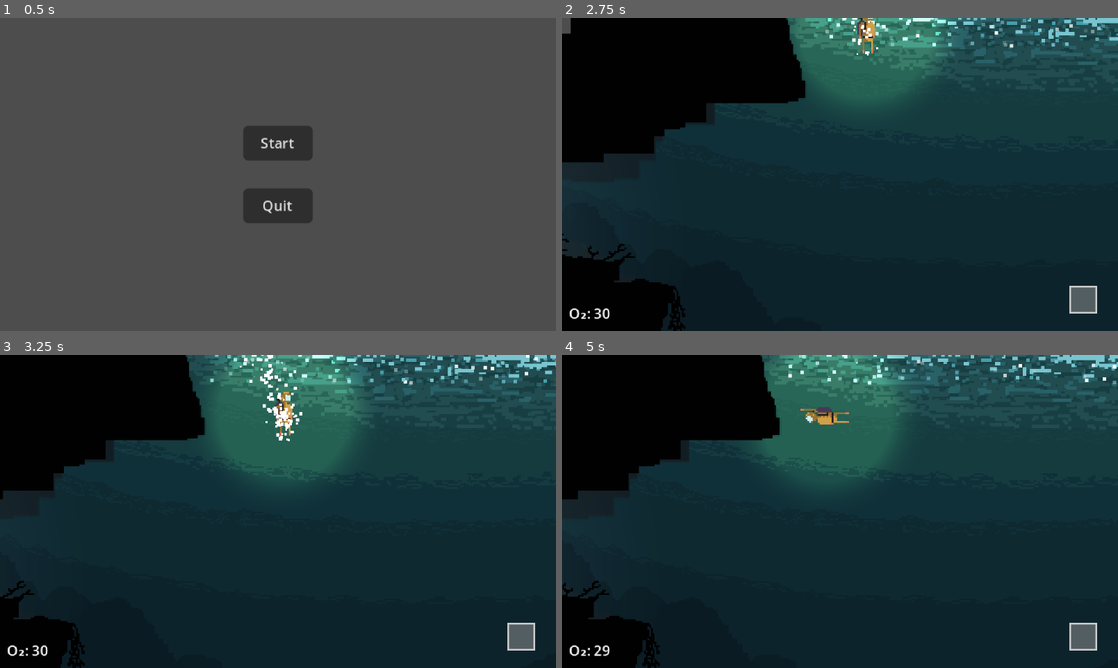
Above: before the commit, frames 1-4 (two rows, left to right).
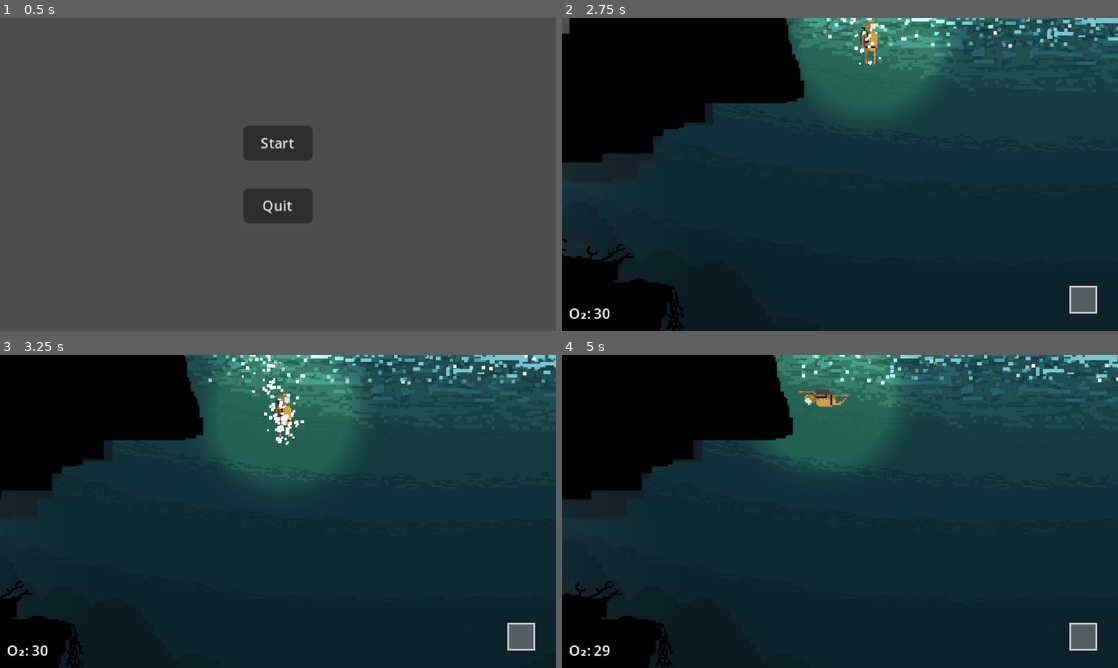
Above: after the commit, the same moments.

Repository: slowstate/atlantis
Game: Godot game, scene res://menus/main_menu/main_menu.tscn
The game is run twice, just before and just after one commit, with the same random seed, the same clock (stepped at 60 frames per second) and the same inputs. The engine's default icon, where the game draws it, is replaced by a stand-in: a white triangle on a blue panel in a dark square.
Inputs (mouse positions are in pixels of both pictures, inside the frame that each line leads up to):
- Up to frame 1 (0.5 s): no input
- Up to frame 2 (2.75 s): click "Start" at 0.5 s; move the mouse to (962, 158) at 1.27 s; hold D (player_move_right) 1.28-2.03 s; tap G (god_mode) at 1.35 s; move the mouse to (728, 190) at 2.02 s; hold S (player_move_down) from 2.03 s (still down); tap F (player_interact) at 2.1 s
- Up to frame 3 (3.25 s): move the mouse to (333, 442) at 2.77 s; release S (player_move_down) at 2.78 s; hold D (player_move_right) from 2.78 s (still down); hold Mouse wheel down (player_select_next_item) from 2.78 s (still down)
- Up to frame 4 (5 s): move the mouse to (812, 574) at 3.52 s; release D (player_move_right) at 3.53 s; release Mouse wheel down (player_select_next_item) at 3.53 s; hold W (player_move_up) 3.53-4.28 s; tap Mouse wheel up (player_select_previous_item) at 3.6 s; move the mouse to (1006, 558) at 4.27 s; hold A (player_move_left) from 4.28 s (still down); tap I at 4.35 s

Frame 1 is identical in both runs. In frame 2, 1.4% of the frame differs, in the area x 0-100%, y 0-100%; in frame 3, 2.2%; in frame 4, 5.0%.

Commit message:
WIP glowstone

Diff:
--- a/atlantis/entities/items/glowstone/glowstone.tscn
+++ b/atlantis/entities/items/glowstone/glowstone.tscn
@@ -12,7 +12,7 @@
 script = ExtResource("1_05abb")
 
 [node name="Sprite2D" type="Sprite2D" parent="."]
-position = Vector2(-5, 3)
+position = Vector2(-3, -1)
 texture = ExtResource("1_o7jv2")
 
 [node name="InteractionBox" type="Area2D" parent="."]
--- /dev/null
+++ b/atlantis/world/shallows/radio/radio.gd
@@ -0,0 +1,6 @@
+class_name Radio
+extends Sprite2D
+
+
+func _on_interactable_just_interacted() -> void:
+	Dialogue.create("Radio message")
--- /dev/null
+++ b/atlantis/world/shallows/radio/radio.tscn
@@ -0,0 +1,24 @@
+[gd_scene load_steps=5 format=3 uid="uid://hjw7uadu67x2"]
+
+[ext_resource type="Texture2D" uid="uid://bmu2agumk8iw2" path="res://world/shallows/radio/radio.png" id="1_y1l3w"]
+[ext_resource type="Script" uid="uid://bnuahl343n38p" path="res://world/shallows/radio/radio.gd" id="2_211eb"]
+[ext_resource type="Script" uid="uid://ylglnacmilfi" path="res://components/interactable/interactable.gd" id="2_wlnxv"]
+
+[sub_resource type="RectangleShape2D" id="RectangleShape2D_wlnxv"]
+size = Vector2(8, 4)
+
+[node name="Radio" type="Sprite2D"]
+texture = ExtResource("1_y1l3w")
+script = ExtResource("2_211eb")
+
+[node name="InteractionBox" type="Area2D" parent="."]
+
+[node name="CollisionShape2D" type="CollisionShape2D" parent="InteractionBox"]
+shape = SubResource("RectangleShape2D_wlnxv")
+
+[node name="Interactable" type="Node" parent="." node_paths=PackedStringArray("interaction_box")]
+script = ExtResource("2_wlnxv")
+interaction_box = NodePath("../InteractionBox")
+metadata/_custom_type_script = "uid://ylglnacmilfi"
+
+[connection signal="just_interacted" from="Interactable" to="." method="_on_interactable_just_interacted"]
--- /dev/null
+++ b/atlantis/world/shallows/shallows.gd
@@ -0,0 +1,7 @@
+extends Node2D
+
+@onready var animation_player: AnimationPlayer = $AnimationPlayer
+
+
+func _ready() -> void:
+	animation_player.play("bridge_sway")
--- a/atlantis/world/shallows/shallows.tscn
+++ b/atlantis/world/shallows/shallows.tscn
@@ -1,5 +1,6 @@
-[gd_scene load_steps=23 format=3 uid="uid://bareqc1eyxlpq"]
-
+[gd_scene load_steps=33 format=3 uid="uid://bareqc1eyxlpq"]
+
+[ext_resource type="Script" uid="uid://dvyb3kaml26qq" path="res://world/shallows/shallows.gd" id="1_ea2l5"]
 [ext_resource type="PackedScene" uid="uid://p6fv62obxr2c" path="res://world/shallows/open_air.tscn" id="2_usalr"]
 [ext_resource type="PackedScene" uid="uid://70xk32ju81ns" path="res://entities/items/mining_tool/mining_tool.tscn" id="3_fv0dc"]
 [ext_resource type="PackedScene" uid="uid://chblsv0q7dh0c" path="res://entities/notes/note/note.tscn" id="4_3a0gb"]
@@ -11,8 +12,14 @@
 [ext_resource type="Texture2D" uid="uid://c0qtbaxpx7pic" path="res://world/shallows/ocean_surface_distort.png" id="8_ea2l5"]
 [ext_resource type="Texture2D" uid="uid://0br2fbkys6ob" path="res://world/shallows/cliff_wall_left_front.png" id="9_olmvm"]
 [ext_resource type="Texture2D" uid="uid://ol70tvc2u3jj" path="res://world/shallows/cliff_wall_left_back.png" id="10_cxsdh"]
+[ext_resource type="Texture2D" uid="uid://djsovt8oxlqi" path="res://entities/items/glowstone/glowstone_mined.png" id="11_s8uee"]
 [ext_resource type="Texture2D" uid="uid://73j4gep5jqyx" path="res://world/shallows/ocean_middle.png" id="11_sr3cf"]
 [ext_resource type="Texture2D" uid="uid://1gnqesbohr3l" path="res://world/shallows/shallows.png" id="12_1jc31"]
+[ext_resource type="Texture2D" uid="uid://djprvnwki31km" path="res://world/shallows/bridge.png" id="12_64aqm"]
+[ext_resource type="Texture2D" uid="uid://ctq2klh1io2cm" path="res://entities/items/glowstone/glowstone_2.png" id="12_sr3cf"]
+[ext_resource type="Texture2D" uid="uid://bu4ss7xo0p4hd" path="res://entities/items/glowstone/glowstone_2_mined.png" id="13_ffikv"]
+[ext_resource type="Texture2D" uid="uid://dcghsvx8x0qxk" path="res://world/shallows/decorative_crate.png" id="16_olmvm"]
+[ext_resource type="PackedScene" uid="uid://hjw7uadu67x2" path="res://world/shallows/radio/radio.tscn" id="17_cxsdh"]
 
 [sub_resource type="PhysicsMaterial" id="PhysicsMaterial_usalr"]
 friction = 0.0
@@ -51,8 +58,47 @@
 width = 2
 height = 2
 
+[sub_resource type="Animation" id="Animation_ea2l5"]
+resource_name = "bridge_sway"
+length = 3.0
+loop_mode = 2
+tracks/0/type = "value"
+tracks/0/imported = false
+tracks/0/enabled = true
+tracks/0/path = NodePath("Bridge:skew")
+tracks/0/interp = 1
+tracks/0/loop_wrap = true
+tracks/0/keys = {
+"times": PackedFloat32Array(0, 3),
+"transitions": PackedFloat32Array(1, 2),
+"update": 0,
+"values": [-0.012217304763960357, 0.012217304763960109]
+}
+
+[sub_resource type="Animation" id="Animation_olmvm"]
+length = 0.001
+tracks/0/type = "value"
+tracks/0/imported = false
+tracks/0/enabled = true
+tracks/0/path = NodePath("Bridge:skew")
+tracks/0/interp = 1
+tracks/0/loop_wrap = true
+tracks/0/keys = {
+"times": PackedFloat32Array(0),
+"transitions": PackedFloat32Array(1),
+"update": 0,
+"values": [0.0]
+}
+
+[sub_resource type="AnimationLibrary" id="AnimationLibrary_cxsdh"]
+_data = {
+&"RESET": SubResource("Animation_olmvm"),
+&"bridge_sway": SubResource("Animation_ea2l5")
+}
+
 [node name="Shallows" type="Node2D"]
 z_index = 5
+script = ExtResource("1_ea2l5")
 
 [node name="TopBoundary" type="StaticBody2D" parent="."]
 position = Vector2(686, -5)
@@ -110,11 +156,22 @@
 [node name="OceanFront" type="Sprite2D" parent="Parallax2DLayer3"]
 texture = ExtResource("6_mwkxx")
 
+[node name="GlowstoneMined" type="Sprite2D" parent="."]
+position = Vector2(338, 123)
+texture = ExtResource("11_s8uee")
+
 [node name="Glowstone" parent="." instance=ExtResource("4_422jt")]
 position = Vector2(341, 116)
 
-[node name="Glowstone2" parent="." instance=ExtResource("4_422jt")]
-position = Vector2(1018, 571)
+[node name="Glowstone2Mined" type="Sprite2D" parent="."]
+position = Vector2(1199, 572)
+texture = ExtResource("13_ffikv")
+
+[node name="GlowstoneAlcove" parent="." instance=ExtResource("4_422jt")]
+position = Vector2(1204, 579)
+
+[node name="Sprite2D" parent="GlowstoneAlcove" index="0"]
+texture = ExtResource("12_sr3cf")
 
 [node name="Shallows" type="Sprite2D" parent="."]
 z_index = 9
@@ -137,7 +194,11 @@
 
 [node name="CollisionPolygon2D" type="CollisionPolygon2D" parent="Shallows/RightCliffCollision"]
 build_mode = 1
-polygon = PackedVector2Array(0, 0, 0, 3, 1, 4, 1, 26, 30, 26 …(618 unchanged characters)… 7, 579, 147, 617, 182, 617, 182, 634, 268, 634, 268, 599, 393, 607, 393, 623, 428, 623, 428, 593, 588, 593, 588, 0)
+polygon = PackedVector2Array(0, 0, 0, 3, 1, 4, 1, 26, 30, 26 …(618 unchanged characters)… 7, 579, 147, 617, 182, 617, 182, 634, 266, 634, 271, 618, 279, 617, 284, 596, 320, 596, 320, 579, 331, 577, 339, 577, 340, 571, 361, 571, 365, 581, 361, 594, 366, 603, 365, 609, 388, 609, 393, 623, 428, 623, 428, 593, 588, 593, 588, 0)
+
+[node name="Bridge" type="Sprite2D" parent="."]
+position = Vector2(687, 367)
+texture = ExtResource("12_64aqm")
 
 [node name="MiningTool" parent="." instance=ExtResource("3_fv0dc")]
 position = Vector2(962, 263)
@@ -159,3 +220,28 @@
 texture = SubResource("GradientTexture2D_ea2l5")
 lifetime = 1.5
 process_material = SubResource("ParticleProcessMaterial_ea2l5")
+
+[node name="AnimationPlayer" type="AnimationPlayer" parent="."]
+libraries = {
+&"": SubResource("AnimationLibrary_cxsdh")
+}
+
+[node name="DecorativeCrate" type="Sprite2D" parent="."]
+position = Vector2(340, 447)
+texture = ExtResource("16_olmvm")
+
+[node name="DecorativeCrate2" type="Sprite2D" parent="."]
+position = Vector2(339, 428)
+texture = ExtResource("16_olmvm")
+
+[node name="DecorativeCrate3" type="Sprite2D" parent="."]
+position = Vector2(314, 425)
+texture = ExtResource("16_olmvm")
+
+[node name="Note" parent="." instance=ExtResource("4_3a0gb")]
+position = Vector2(303, 424)
+
+[node name="Radio" parent="." instance=ExtResource("17_cxsdh")]
+position = Vector2(285, 372)
+
+[editable path="GlowstoneAlcove"]
--- a/atlantis/world/world.gd
+++ b/atlantis/world/world.gd
@@ -51,5 +51,5 @@
 
 func _on_fade_in_timer_timeout() -> void:
 	animation_player.play("player_dive")
-	await get_tree().create_timer(1.0).timeout
+	await get_tree().create_timer(1.5).timeout
 	player.controls_enabled = true
--- a/atlantis/world/world.tscn
+++ b/atlantis/world/world.tscn
@@ -150,7 +150,7 @@
 
 [sub_resource type="Animation" id="Animation_fn3g3"]
 resource_name = "player_dive"
-length = 2.0
+length = 1.5
 tracks/0/type = "value"
 tracks/0/imported = false
 tracks/0/enabled = true
@@ -158,7 +158,7 @@
 tracks/0/interp = 1
 tracks/0/loop_wrap = true
 tracks/0/keys = {
-"times": PackedFloat32Array(0, 2),
+"times": PackedFloat32Array(0, 1.5),
 "transitions": PackedFloat32Array(0.1, 1),
 "update": 0,
 "values": [Vector2(578, -19), Vector2(600, 35)]
@@ -182,7 +182,7 @@
 tracks/2/interp = 1
 tracks/2/loop_wrap = true
 tracks/2/keys = {
-"times": PackedFloat32Array(2),
+"times": PackedFloat32Array(1.4666667),
 "transitions": PackedFloat32Array(1),
 "update": 1,
 "values": [1]
Renamed: atlantis/entities/items/decorative_crate.png -> atlantis/world/shallows/decorative_crate.png
Not shown, changed: atlantis/world/shallows/decorative_crate.png.import
Not shown, added: atlantis/world/shallows/radio/radio.gd.uid
Renamed: atlantis/entities/items/radio.png -> atlantis/world/shallows/radio/radio.png
Not shown, changed: atlantis/world/shallows/radio/radio.png.import
Not shown, added: atlantis/world/shallows/shallows.gd.uid
